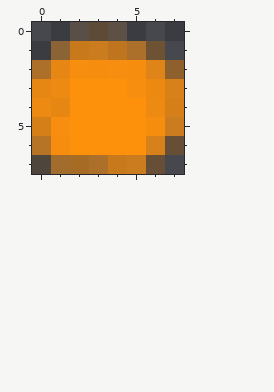
Two states of a pixel-art sprite, data/inventory/pumpkin.png. The first picture shows the starting point.
The file is 8x8 pixels. Pixels under 10% opacity are left out. Colours within 5 levels of each other are drawn and written as one.
After:
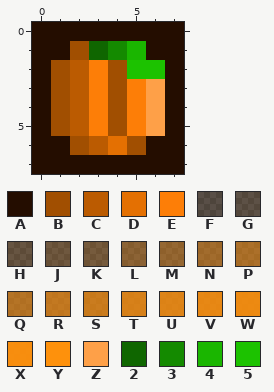
Palette (. is transparent): A #240d00  B #a14f01  C #bb5b01  D #e47002  E #fd7e07  F #ff910c1a  G #ff910c20  H #ff910c2d  J #ff910c39  K #ff910c42  L #ff910c60  M #ff910c6d  N #ff910c7f  P #ff910c8c  Q #ff910c99  R #ff910cac  S #ff910cb6  T #ff910cc8  U #ff910cd2  V #ff910cde  W #ff910ce6  X #ff910cf4  Y #ff910cfe  Z #fea048  2 #0f6600  3 #148a00  4 #1ab600  5 #1cc200
Change:
Changed rows in their new state; - is an unchanged pixel.
first column x 0:
0 AAAAAAAA
1 AAB234AA
2 ABCEB55A
3 ABCEBEZA
4 ABCEBEZA
5 ABCEBEZA
6 AABCDBAA
7 AAAAAAAA
Pixel boxes of the changes (left, top, right, bottom) in both pictures:
changed: (32, 22, 184, 174)
